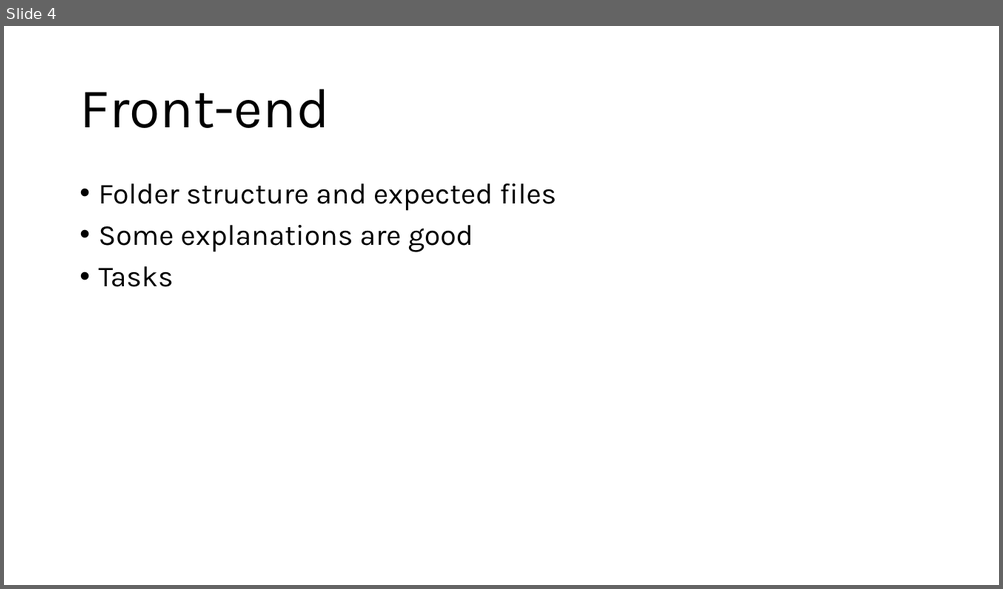
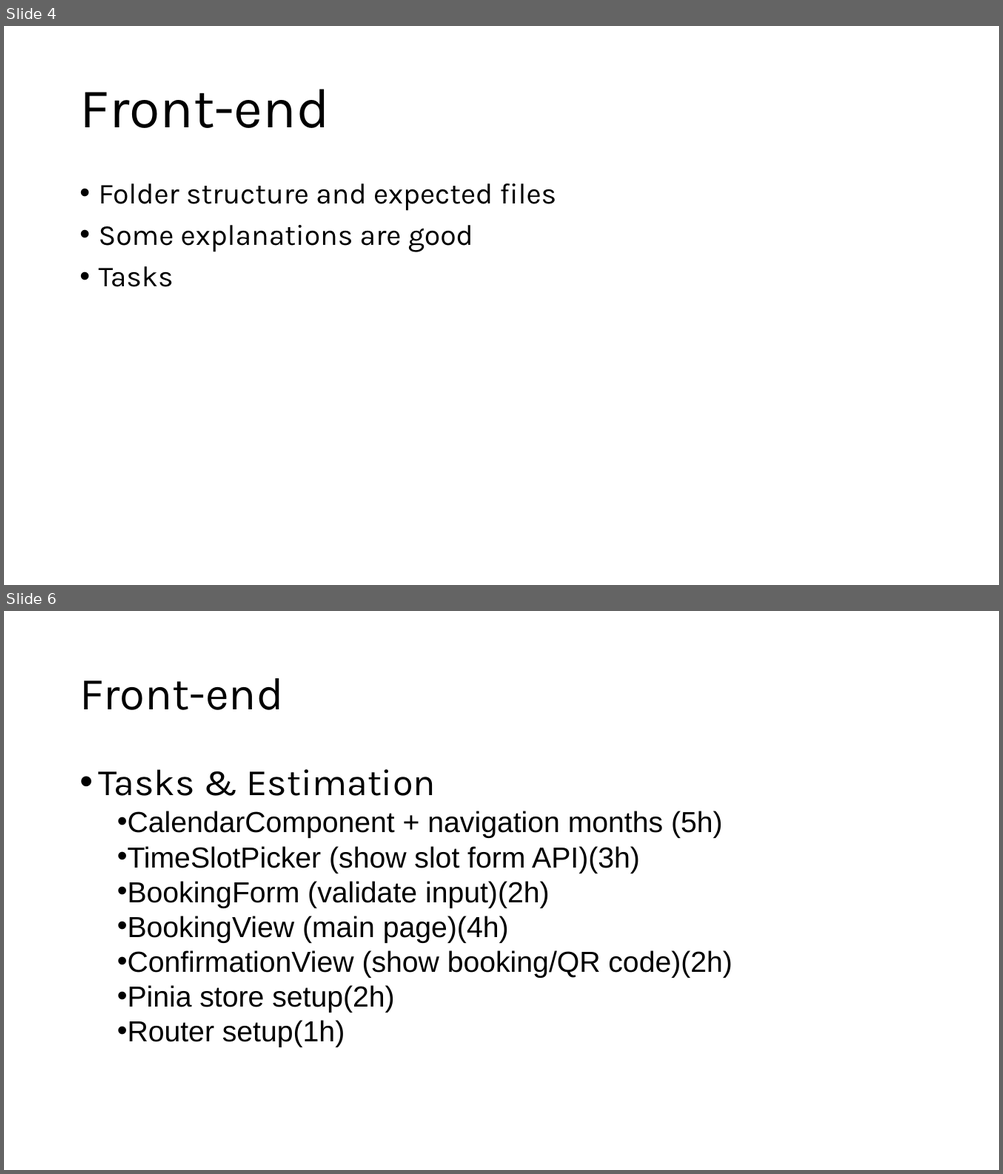
Before and after one commit to daoohoangg/project-practice, a slide deck: golf-24h-project/Golf 24 System Design.pptx. Shown one above the other, each under a label of ours: slide 4 before the commit, slides 4 and 6 after it; the slides between them are not shown. The pictures are 1003x589 and 1003x1174 pixels, drawn with LibreOffice and Linux fonts; fonts in the diff are those of the drawing. Boxes give left, top, right and bottom in pixels: in the first picture for what was removed or moved away, otherwise in the second. Text is boxed around its words. In the diff, an @@ line names an element or a change of style, - is before the commit and + after.

```diff
--- a/golf-24h-project/Golf 24 System Design.pptx
+++ b/golf-24h-project/Golf 24 System Design.pptx
@@ slide 6 added at [4, 611, 999, 1170], background #FFFFFF @@
@@ title added at [79, 678, 283, 710], 44 pt, text #000000 @@
+Front-end
@@ text added at [99, 769, 732, 1048], 28 pt, text #000000 @@
+• Tasks & Estimation
+  • CalendarComponent + navigation months (5h)
+  • TimeSlotPicker (show slot form API)(3h)
+  • BookingForm (validate input)(2h)
+  • BookingView (main page)(4h)
+  • ConfirmationView (show booking/QR code)(2h)
+  • Pinia store setup(2h)
+  • Router setup(1h)
```
Also in this commit, not shown: 1 slide changed, 4 other slides added, 13 other files.
